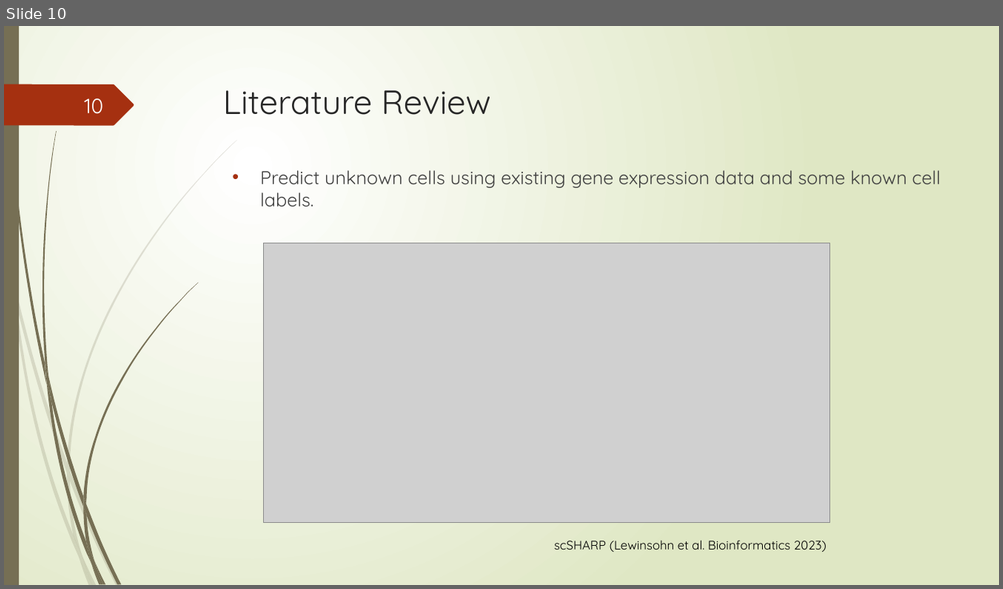
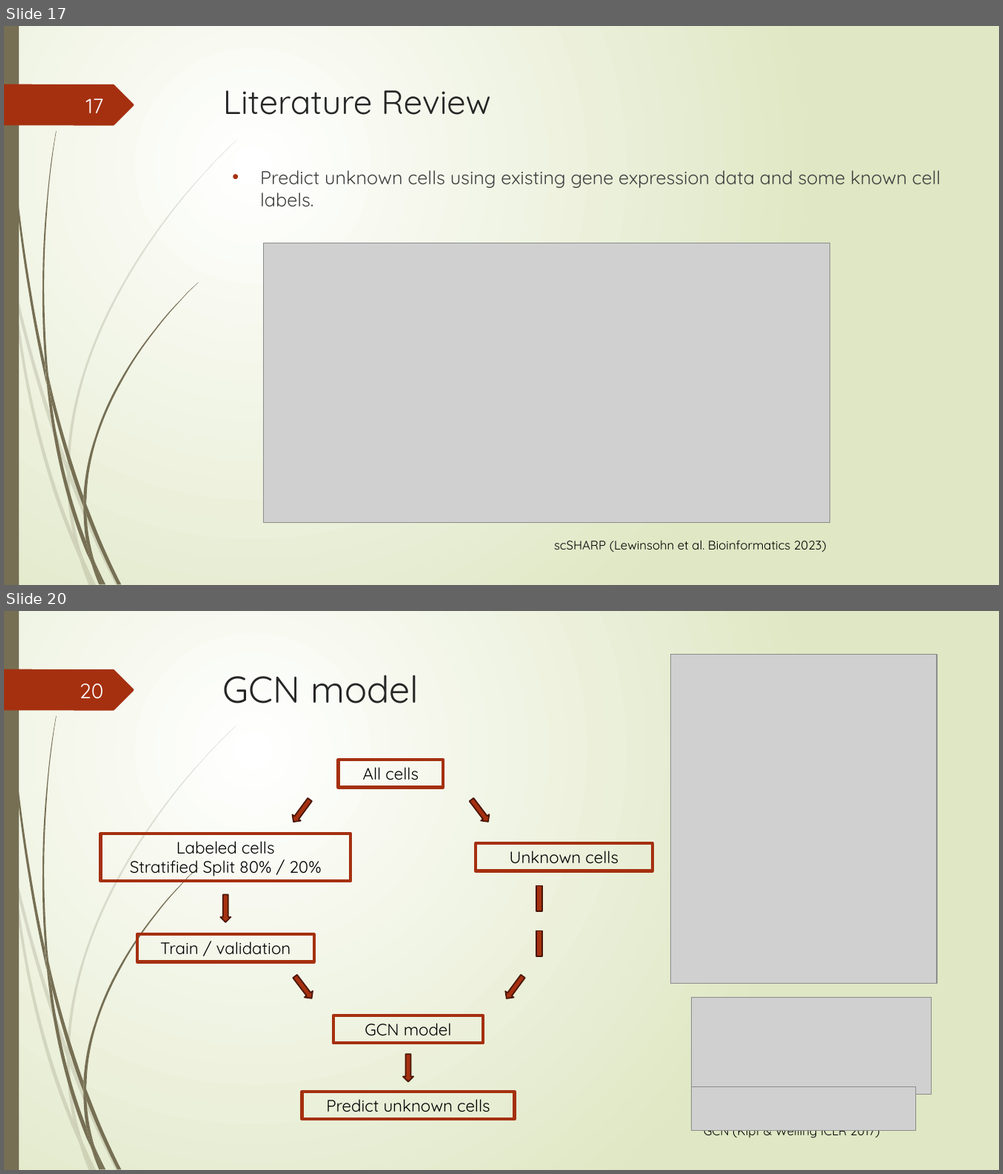
Before and after one commit to Lai-jun-yan/Academia-Sinica-internship-project, a slide deck: 暑期實習進度報告/presentation_final.pptx. Shown one above the other, each under a label of ours: slide 10 before the commit, slides 17 and 20 after it; the slides between them are not shown. The pictures are 1003x589 and 1003x1174 pixels, drawn with LibreOffice and Linux fonts; fonts in the diff are those of the drawing; grey boxes stand for pictures. Boxes give left, top, right and bottom in pixels: in the first picture for what was removed or moved away, otherwise in the second. Text is boxed around its words. In the diff, an @@ line names an element or a change of style, - is before the commit and + after.

```diff
--- a/暑期實習進度報告/presentation_final.pptx
+++ b/暑期實習進度報告/presentation_final.pptx
@@ slide 20 added at box(4, 611, 999, 1170), background gradient #FFFFFF to #DFE8C4; not listed: 24 template elements that a slide beside it also shows @@
@@ picture added at box(670, 654, 936, 983) @@
@@ title added at box(223, 675, 418, 703), 36 pt, text #262626 @@
+GCN model
@@ page number added at box(79, 684, 104, 699), 20 pt, text #FEFFFF @@
+20
@@ rectangle added at box(338, 760, 443, 788), outline #A53010 3 pt, 16 pt, text #000000 @@
+All cells
@@ right arrow added at box(289, 797, 314, 825), fill #A53010, outline #481507 1.25 pt @@
@@ right arrow added at box(467, 797, 492, 825), fill #A53010, outline #481507 1.25 pt @@
@@ rectangle added at box(100, 833, 350, 881), outline #A53010 3 pt, 16 pt, text #000000 @@
+Labeled cells
+Stratified Split 80% / 20%
@@ rectangle added at box(475, 844, 652, 871), outline #A53010 3 pt, 16 pt, text #000000 @@
+Unknown cells
@@ right arrow added at box(220, 895, 230, 923), fill #A53010, outline #481507 1.25 pt @@
@@ math minus added at box(526, 881, 552, 916), fill #A53010, outline #481507 1.25 pt @@
@@ rectangle added at box(136, 935, 313, 963), outline #A53010 3 pt, 16 pt, text #000000 @@
+Train / validation
@@ math minus added at box(526, 926, 552, 962), fill #A53010, outline #481507 1.25 pt @@
@@ right arrow added at box(291, 974, 316, 1002), fill #A53010, outline #481507 1.25 pt @@
@@ right arrow added at box(502, 974, 527, 1002), fill #A53010, outline #481507 1.25 pt @@
@@ picture added at box(691, 998, 930, 1095) @@
@@ rectangle added at box(333, 1016, 483, 1044), outline #A53010 3 pt, 16 pt, text #000000 @@
+GCN model
@@ right arrow added at box(403, 1054, 413, 1082), fill #A53010, outline #481507 1.25 pt @@
@@ rectangle added at box(301, 1092, 515, 1120), outline #A53010 3 pt, 16 pt, text #000000 @@
+Predict unknown cells
@@ picture added at box(691, 1087, 916, 1131) @@
@@ text added at box(703, 1130, 879, 1139), 12 pt, text #000000 @@
+GCN (Kipf & Welling ICLR 2017)
@@ what was slide 10 is now slide 17 @@
@@ page number at box(86, 99, 104, 113): text changed @@
-10
+17
```
Also in this commit, not shown: 5 slides changed, 18 other slides added, 3 slides removed.
